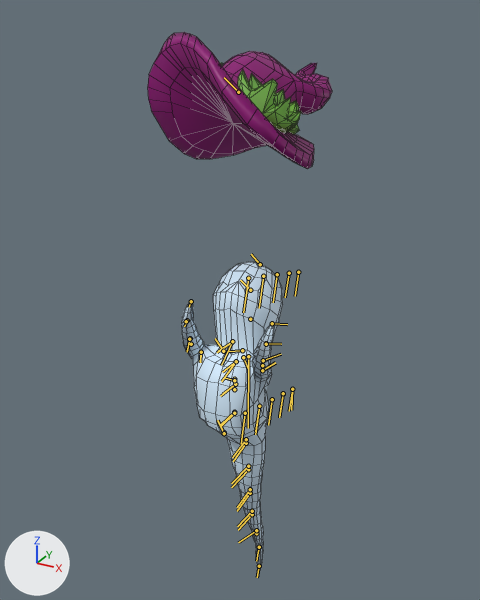
A saved change to the FBX model WitchHell/Assets/Data/Animations/Witch/Witch_Death_Anim.fbx.
The view is the same before and after, from a 50 mm lens placed at (0.0955, -0.169, 0.1167), pointed at (-0.004, 0.0119, 0.0263). Lighting does not change. The marker at lower left points along +X, +Y and +Z. Both versions are drawn at frame 42 of the action 'Take 001'; the numbers are the values there. The bones that bend it are drawn over the model as lines. Mesh edges are drawn as thin lines.

Names of what the first picture shows: 'Crown_low', 'Hat_low', 'Soul_low'.
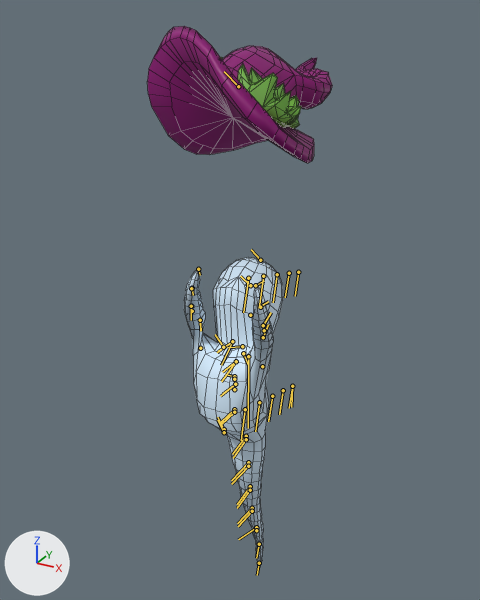
The change in detail:
Bone 'Root_M' (bone_root_m) moves from (-1.57, 0.7, 0.0) to (-1.42, 0.71, 0.0).
Bone 'Shoulder_R' (bone_shoulder_r) moves from (0.0, 0.0, 0.0) to (-0.22, -0.54, 0.85).
Bone 'Shoulder_R' (bone_shoulder_r) turns from (36, -70, -15) to (41, -82, -18) degrees about its own x, y and z.
Bone 'Shoulder_L' (bone_shoulder_l) moves from (0.0, 0.0, 0.0) to (0.29, 0.51, -0.85).
Bone 'Shoulder_L' (bone_shoulder_l) turns from (-12, -82, 36) to (1, -82, -17) degrees about its own x, y and z.

Boxes [x1, y1, x2, y2] around the edits, measured in the pictures (480 x 600 px):
'Hat_low', posed
    before: [148, 32, 332, 169]
    after: [147, 26, 332, 163]
'Soul_low', posed
    before: [182, 262, 283, 572]
    after: [184, 258, 283, 569]
'Crown_low', posed
    before: [220, 63, 301, 134]
    after: [220, 57, 301, 129]
bone 'Root_M', root to tip
    before: (224, 433) to (217, 421)
    after: (224, 429) to (217, 417)
bone 'Shoulder_R', root to tip
    before: (201, 352) to (200, 362)
    after: (200, 320) to (201, 330)
bone 'Shoulder_L', root to tip
    before: (262, 370) to (275, 363)
    after: (263, 337) to (268, 324)
